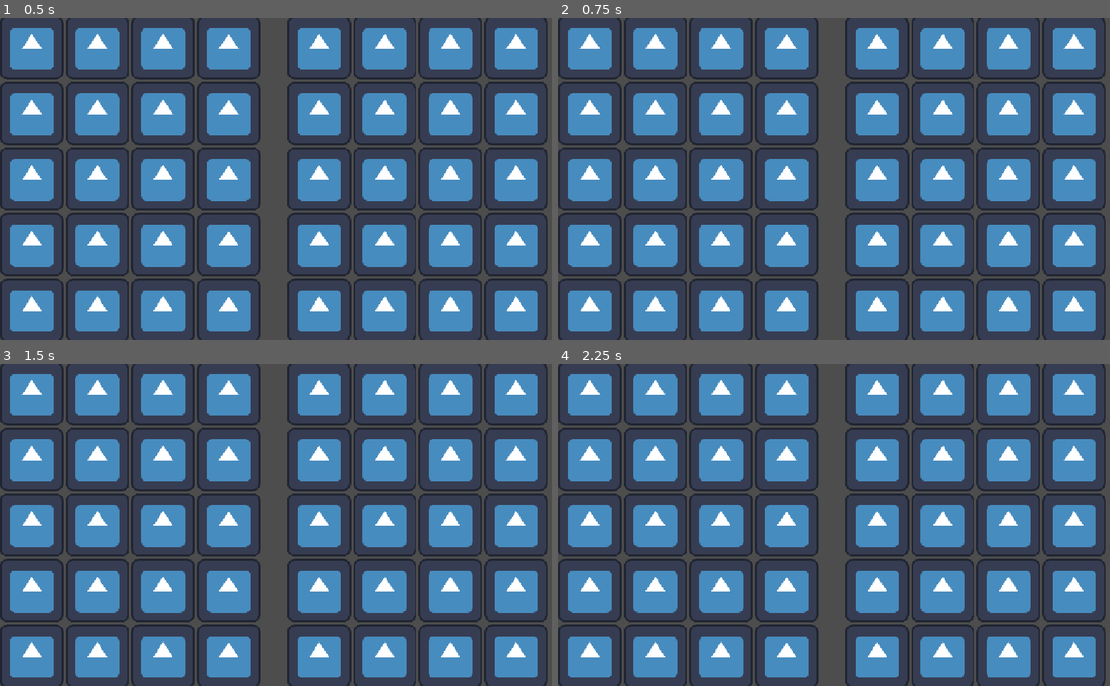
Above: before the commit, frames 1-4 (two rows, left to right).
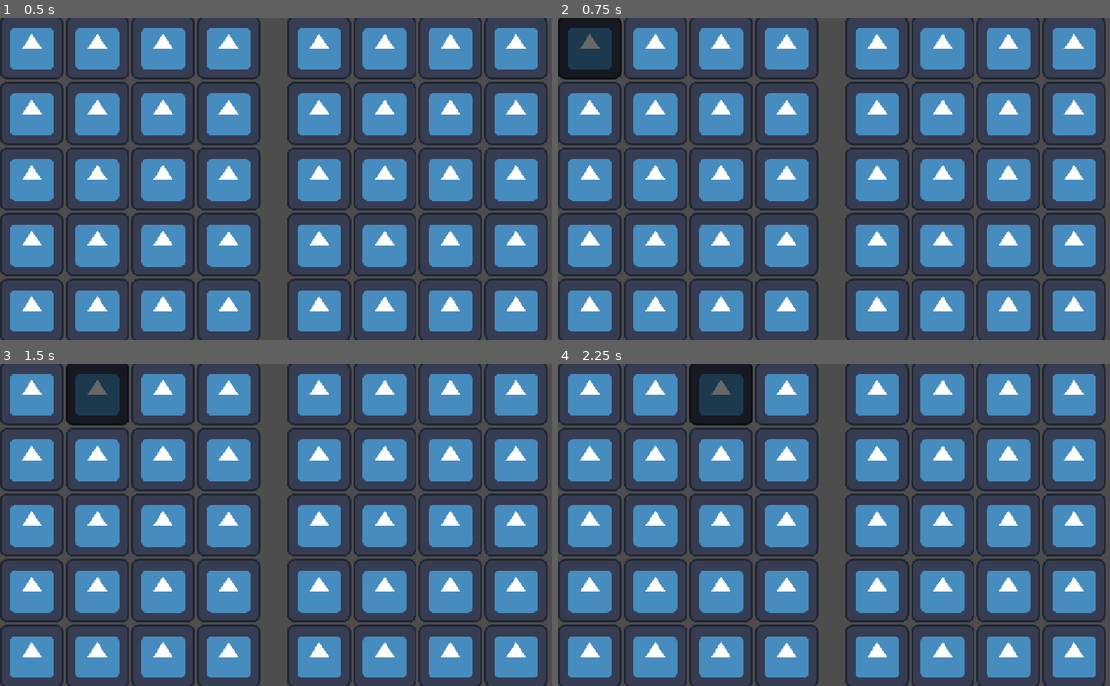
Above: after the commit, the same moments.

Repository: Paulpoomrit/hilbert-hotel-prototype
Game: Godot game, scene res://Common/MendingMechanics/UI/mending_ui.tscn
Two runs of this game, one before a commit and one after it. Both use one fixed random seed, a clock stepped at 60 frames per second and the inputs below. This scene is started directly instead of the project's main scene. The engine's default icon, where the game draws it, is replaced by a stand-in: a white triangle on a blue panel in a dark square.
Inputs (mouse positions are in pixels of both pictures, inside the frame that each line leads up to):
- Up to frame 1 (0.5 s): no input
- Up to frame 2 (0.75 s): click (591, 46) at 0.52 s
- Up to frame 3 (1.5 s): click (99, 392) at 1.27 s
- Up to frame 4 (2.25 s): click (723, 392) at 2.02 s

Frame 1 is identical in both runs. In frame 2, 2.2% of the frame differs, in the area x 0-12%, y 0-20%; in frame 3, 2.2%; in frame 4, 2.2%, in the area x 23-36%, y 0-20%.

Commit message:
Removed linked list stuff
Thanks Kevin T0T

Diff:
--- /dev/null
+++ b/Common/MendingMechanics/UI/mending_ui.gd
@@ -0,0 +1,16 @@
+extends Control
+
+
+@onready var mending_area: GridContainer = $HBoxContainer/MendingArea
+@onready var inventory: GridContainer = $HBoxContainer/Inventory
+
+
+# Called when the node enters the scene tree for the first time.
+func _ready() -> void:
+	for block in mending_area.columns:
+		print(block)
+
+
+# Called every frame. 'delta' is the elapsed time since the previous frame.
+func _process(delta: float) -> void:
+	pass
--- a/Common/MendingMechanics/UI/mending_ui.tscn
+++ b/Common/MendingMechanics/UI/mending_ui.tscn
@@ -1,5 +1,6 @@
-[gd_scene load_steps=2 format=3 uid="uid://b6w35nsox3nud"]
+[gd_scene load_steps=3 format=3 uid="uid://b6w35nsox3nud"]
 
+[ext_resource type="Script" uid="uid://kgycyc3ck78a" path="res://Common/MendingMechanics/UI/mending_ui.gd" id="1_a0i6h"]
 [ext_resource type="PackedScene" uid="uid://ciexe7prabm03" path="res://Common/MendingMechanics/block.tscn" id="2_a0i6h"]
 
 [node name="MendingUI" type="Control"]
@@ -9,6 +10,7 @@
 anchor_bottom = 1.0
 grow_horizontal = 2
 grow_vertical = 2
+script = ExtResource("1_a0i6h")
 
 [node name="HBoxContainer" type="HBoxContainer" parent="."]
 layout_mode = 1
@@ -147,3 +149,5 @@
 
 [node name="Block20" parent="HBoxContainer/Inventory" instance=ExtResource("2_a0i6h")]
 layout_mode = 2
+
+[node name="AudioStreamPlayer2D" type="AudioStreamPlayer2D" parent="."]
--- a/Common/MendingMechanics/block.gd
+++ b/Common/MendingMechanics/block.gd
@@ -1,12 +1,13 @@
 class_name Block
 
 
-extends Node
+extends TextureButton
 
 
 @export var _block_type: String = "null"
-var _previous_block: Block = null
-var _next_block: Block = null
+@export var _hover_tint: Color = Color(0.41, 0.41, 0.41, 1.0)
+
+
 var _is_enable: bool = false
 
 
@@ -18,36 +19,6 @@
 	_block_type = new_type
 
 
-func get_previous_block() -> Block:
-	return _previous_block
-
-
-func get_next_block() -> Block:
-	return _next_block
-
-
-func set_previous_block(new_prev_block: Block) -> void:
-	_previous_block = new_prev_block
-
-
-func set_next_block(new_next_block: Block) -> void:
-	_next_block = new_next_block
-
-
-func is_first_node() -> bool:
-	if _previous_block == null:
-		return true
-	else:
-		return false
-
-
-func is_last_node() -> bool:
-	if _next_block == null:
-		return true
-	else:
-		return false
-
-
 func enable_block() -> void:
 	_is_enable = true
 	# handle block enable effects
@@ -56,3 +27,11 @@
 func disable_block() -> void:
 	_is_enable = false
 	# handle block disable effects
+
+
+func _on_mouse_entered() -> void:
+	self.modulate = _hover_tint
+
+
+func _on_mouse_exited() -> void:
+	self.modulate = Color(1,1,1,1)
--- a/Common/MendingMechanics/block.tscn
+++ b/Common/MendingMechanics/block.tscn
@@ -6,3 +6,6 @@
 [node name="Block" type="TextureButton"]
 texture_normal = ExtResource("2_62855")
 script = ExtResource("1_c73nc")
+
+[connection signal="mouse_entered" from="." to="." method="_on_mouse_entered"]
+[connection signal="mouse_exited" from="." to="." method="_on_mouse_exited"]
Not shown, added: Common/MendingMechanics/UI/mending_ui.gd.uid
Renamed: Levels/TestLevel.tscn -> TestLevel.tscn
